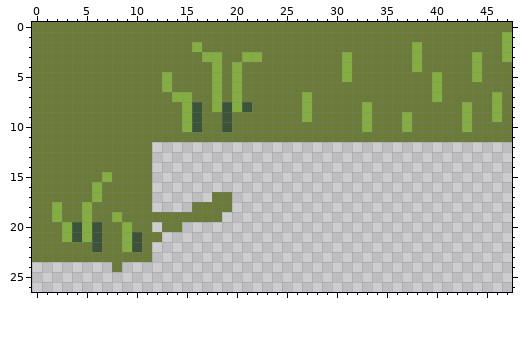
Two versions of one pixel-art sprite, assets/tiles/tiles.png. Above: the version before the commit.
The file is 48x48 pixels. Shown: x 0..47, y 0..26.
After the commit:
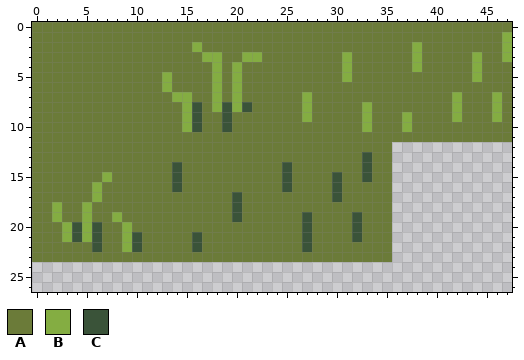
Palette (. is transparent): A #6b7b39  B #84ad42  C #3a5339
Change:
Colour A now appears in row 12 at x 12 to 35; in row 13 at x 12 to 32 and 34 to 35; in row 14 at x 12 to 13, 15 to 24, 26 to 32 and 34 to 35; in row 15 at x 12 to 13, 15 to 24, 26 to 29, 31 to 32 and 34 to 35; in row 16 at x 12 to 13, 15 to 24, 26 to 29 and 31 to 35; in row 17 at x 12 to 17, 21 to 29 and 31 to 35.
Colour A now appears in row 18 at x 12 to 15 and 21 to 35; in row 19 at x 19, 21 to 26, 28 to 31 and 33 to 35; in row 20 at x 12, 15 to 26, 28 to 31 and 33 to 35; in row 21 at x 13 to 15, 17 to 26, 28 to 31 and 33 to 35; in row 22 at x 12 to 15, 17 to 26 and 28 to 35; in row 23 at x 12 to 35.
The author changed colour B to colour A in rows 5 to 7 at x 40; in rows 8 to 10 at x 43.
The author changed colour A to colour B in rows 7 to 9 at x 42.
Colour C now appears in row 13 at x 33; in row 14 at x 14, 25 and 33; in row 15 at x 14, 25, 30 and 33; in row 16 at x 14, 25 and 30; in row 17 at x 20 and 30; in row 18 at x 20.
Colour C now appears in row 19 at x 20, 27 and 32; in row 20 at x 27 and 32; in row 21 at x 16, 27 and 32; in row 22 at x 16 and 27.
The edit erases colour A in row 24 at x 8.
Boxes around the changes in both pictures, in picture pixels (x1, y1, x2, y2):
changed: (432, 72, 472, 132)
added: (152, 142, 392, 262)
erased: (112, 262, 122, 272)
